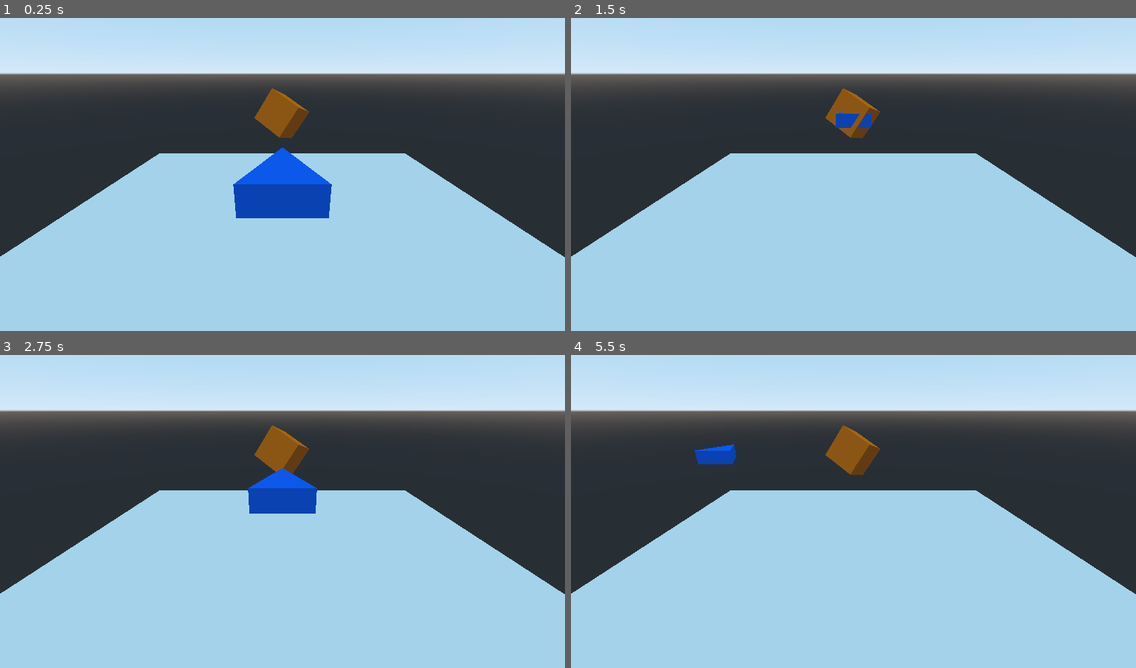
Above: before the commit, frames 1-4 (two rows, left to right).
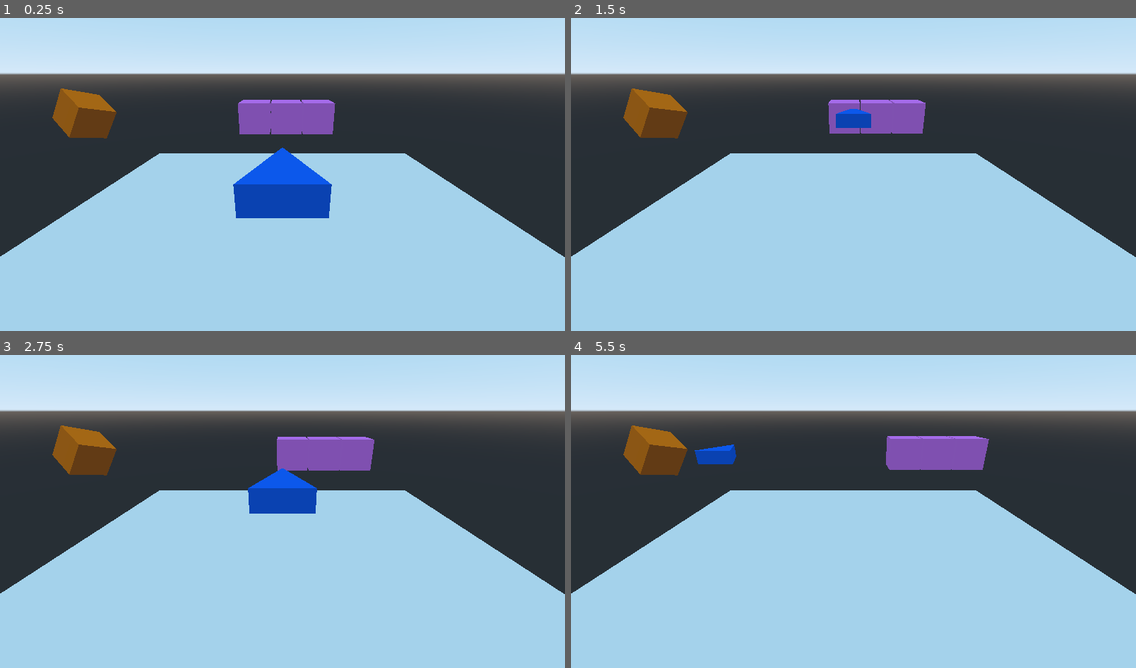
Above: after the commit, the same moments.

Repository: xaqui/Cubecelios
Game: Godot game, scene res://scenes/test.tscn
Two runs of this game, one before a commit and one after it. Both use one fixed random seed, a clock stepped at 60 frames per second and the inputs below.
Inputs (mouse positions are in pixels of both pictures, inside the frame that each line leads up to):
- Up to frame 1 (0.25 s): no input
- Up to frame 2 (1.5 s): move the mouse to (977, 149) at 0.52 s; hold Up (move_fw) 0.53-1.28 s; move the mouse to (740, 183) at 1.27 s; click (740, 183) at 1.35 s
- Up to frame 3 (2.75 s): tap Up (move_fw) at 1.55, 2.3 s; move the mouse to (339, 430) at 2.02 s; hold Down (move_bw) from 2.03 s (still down)
- Up to frame 4 (5.5 s): move the mouse to (825, 567) at 2.77 s; release Down (move_bw) at 2.78 s; tap Up (move_fw) at 2.85, 3.8, 4.55 s; move the mouse to (1023, 552) at 3.52 s; hold Left (move_l) 3.53-4.28 s; move the mouse to (684, 452) at 4.27 s; tap Right (move_r) at 4.35 s; move the mouse to (881, 502) at 5.02 s; hold Up (move_fw) from 5.03 s (still down)

The runs differ from the first frame. In frame 1, 3.3% of the frame differs, in the area x 9-60%, y 22-39%; in frame 2, 3.1%; in frame 3, 3.6%; in frame 4, 4.1%, in the area x 9-74%, y 22-39%.

Commit message:
Expanded first mechanics test

Diff:
--- a/Player.gd
+++ b/Player.gd
@@ -3,6 +3,9 @@
 var max_speed = 12
 var velocity = Vector3.ZERO
 signal hit
+
+func _ready():
+	Global.player = self
 
 func _physics_process(delta):
 	var input_vector = get_input_vector()
--- a/PlayerBody.gd
+++ /dev/null
@@ -1,16 +0,0 @@
-extends RigidBody
-
-
-const SPEED = 5
-const ACCELERATION = 3
-const DE_ACCELERATION = 5
-
-var velocity = Vector3()
-
-#func _ready():
-
-func _physics_process(delta):
-	var dir = Vector3()
-
-	if(Input.is_action_pressed("move_fw")):
-		#
--- a/project.godot
+++ b/project.godot
@@ -13,6 +13,10 @@
 config/name="Cubecelios"
 run/main_scene="res://scenes/test.tscn"
 config/icon="res://icon.png"
+
+[autoload]
+
+Global="*res://scripts/global.gd"
 
 [input]
 
--- /dev/null
+++ b/scenes/Holder.gd
@@ -0,0 +1,14 @@
+extends Spatial
+
+var pos
+var block
+var live = true
+
+func _ready():
+	add_child(load("res://scenes/NormalShipBlock.tscn").instance(), true)
+	block = get_node("NormalShipBlock")
+
+func _process(delta):
+	#if locked:
+	#	block.translation = self.translation
+	pass
--- /dev/null
+++ b/scenes/NormalShipBlock.gd
@@ -0,0 +1,18 @@
+extends Spatial
+
+
+#Connect to Player script for signaling
+#Connect to parent script for signaling
+onready var rb = get_node("RigidBody")
+
+func _ready():
+	#var player = get_tree().get_root().find_node("Player")
+	Global.player.connect("hit", self, "on_Player_hit")
+	pass
+
+
+func on_Player_hit(object):
+	if object == rb:
+		get_parent().live = false
+		rb.set_gravity_scale(1)
+		rb.add_torque(Vector3(rand_range(50,500), rand_range(50,500), rand_range(50,50)))
--- /dev/null
+++ b/scenes/NormalShipBlock.tscn
@@ -0,0 +1,23 @@
+[gd_scene load_steps=5 format=2]
+
+[ext_resource path="res://scenes/NormalShipBlock.gd" type="Script" id=1]
+
+[sub_resource type="CubeMesh" id=1]
+
+[sub_resource type="SpatialMaterial" id=2]
+albedo_color = Color( 1, 0.509804, 0.992157, 1 )
+
+[sub_resource type="BoxShape" id=3]
+
+[node name="NormalShipBlock" type="Spatial"]
+script = ExtResource( 1 )
+
+[node name="RigidBody" type="RigidBody" parent="."]
+gravity_scale = 0.0
+
+[node name="Mesh" type="MeshInstance" parent="RigidBody"]
+mesh = SubResource( 1 )
+material/0 = SubResource( 2 )
+
+[node name="Hitbox" type="CollisionShape" parent="RigidBody"]
+shape = SubResource( 3 )
--- a/scenes/RigidBody.gd
+++ b/scenes/RigidBody.gd
@@ -6,4 +6,4 @@
 		axis_lock_linear_x = false
 		axis_lock_linear_y = false
 		axis_lock_linear_z = false
-		add_torque(Vector3(rand_range(50,500), rand_range(50,500), rand_range(50,500)))
+		add_torque(Vector3(rand_range(50,500), rand_range(50,500), rand_range(50,50)))
--- /dev/null
+++ b/scenes/Ship3x3x3.gd
@@ -0,0 +1,19 @@
+extends Spatial
+
+
+# Declare member variables here. Examples:
+# var a = 2
+# var b = "text"
+
+
+# Called when the node enters the scene tree for the first time.
+func _ready():
+	pass # Replace with function body.
+
+func _process(delta):
+	#for child in get_child_count():
+	#	var c = get_child(child)
+	#	if c.live:
+	#		c.translation = c.translation.move_toward(Vector3(10,0,0), delta * 1)
+
+	self.translation = self.translation.move_toward(Vector3(10,10,0), delta * 1)
--- /dev/null
+++ b/scenes/Ship3x3x3.tscn
@@ -0,0 +1,18 @@
+[gd_scene load_steps=3 format=2]
+
+[ext_resource path="res://scenes/Holder.gd" type="Script" id=1]
+[ext_resource path="res://scenes/Ship3x3x3.gd" type="Script" id=2]
+
+[node name="Ship3x3x3" type="Spatial"]
+script = ExtResource( 2 )
+
+[node name="Holder111" type="Spatial" parent="."]
+script = ExtResource( 1 )
+
+[node name="Holder112" type="Spatial" parent="."]
+transform = Transform( 1, 0, 0, 0, 1, 0, 0, 0, 1, 2.1, 0, 0 )
+script = ExtResource( 1 )
+
+[node name="Holder110" type="Spatial" parent="."]
+transform = Transform( 1, 0, 0, 0, 1, 0, 0, 0, 1, -2.1, 0, 0 )
+script = ExtResource( 1 )
--- a/scenes/test.tscn
+++ b/scenes/test.tscn
@@ -1,7 +1,8 @@
-[gd_scene load_steps=8 format=2]
+[gd_scene load_steps=9 format=2]
 
 [ext_resource path="res://scenes/Player.tscn" type="PackedScene" id=1]
 [ext_resource path="res://scenes/RigidBody.gd" type="Script" id=2]
+[ext_resource path="res://scenes/Ship3x3x3.tscn" type="PackedScene" id=3]
 
 [sub_resource type="CubeMesh" id=1]
 
@@ -33,7 +34,7 @@
 transform = Transform( 1, 0, 0, 0, 1, 0, 0, 0, 1, 0, 10.1168, 10.8073 )
 
 [node name="PartHolder" type="Spatial" parent="."]
-transform = Transform( 0.395567, 0.53883, 0.743767, -0.253015, 0.842415, -0.475732, -0.882898, 0, 0.469564, 0, 10.2677, 1.89053 )
+transform = Transform( 0.395567, 0.53883, 0.743767, -0.253015, 0.842415, -0.475732, -0.882898, 0, 0.469564, -12.0281, 10.2677, 1.89053 )
 
 [node name="RigidBody" type="RigidBody" parent="PartHolder"]
 transform = Transform( 1, 4.47035e-08, 2.23517e-08, 7.45058e-09, 1, 5.96046e-08, 7.45058e-09, -2.98023e-08, 1, 0, 0, 0 )
@@ -44,9 +45,12 @@
 
 [node name="MeshInstance" type="MeshInstance" parent="PartHolder/RigidBody"]
 mesh = SubResource( 3 )
-material/0 = SubResource( 5 )
+material/0 = SubResource( 4 )
 
 [node name="CollisionShape" type="CollisionShape" parent="PartHolder/RigidBody"]
-shape = SubResource( 4 )
+shape = SubResource( 5 )
+
+[node name="Ship3x3x3" parent="." instance=ExtResource( 3 )]
+transform = Transform( 1, 0, 0, 0, 1, 0, 0, 0, 1, 0, 9.84729, 0 )
 
 [connection signal="hit" from="Player" to="PartHolder/RigidBody" method="_on_Player_hit"]
--- /dev/null
+++ b/scripts/global.gd
@@ -0,0 +1,3 @@
+extends Node
+
+var player
Not shown: 1 places in scenes/test.tscn that only renumber resources
